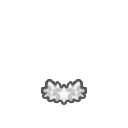
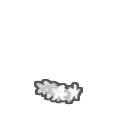
Comparing the layer stacks of the two 128 × 128 images. Changes:
added layer "East_ThroatFlower" in group "ThroatFlower" over [35,80,82,103]
hid "South_ThroatFlower", opacity 100% → 50% over [42,80,86,104]
